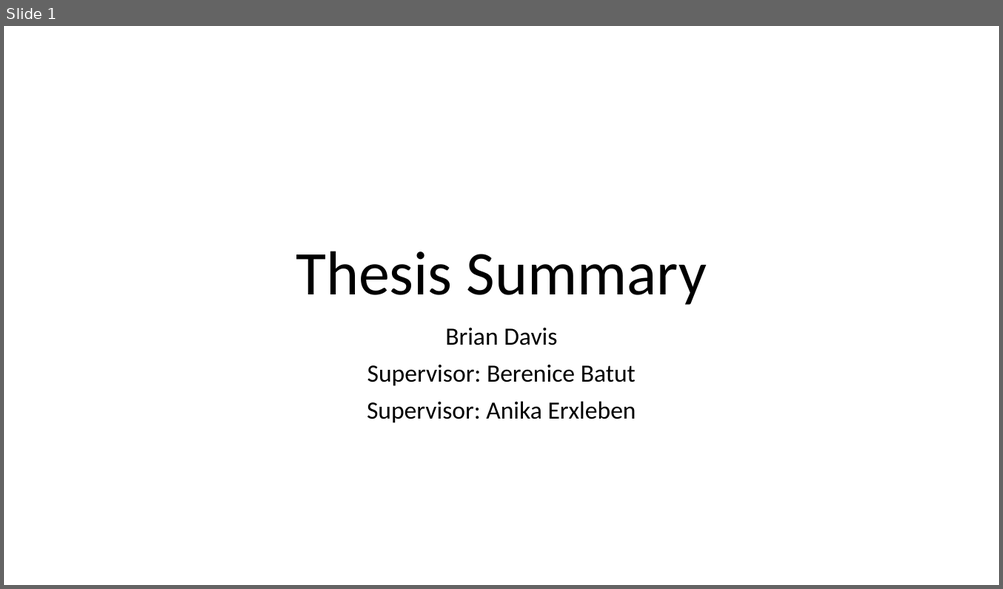
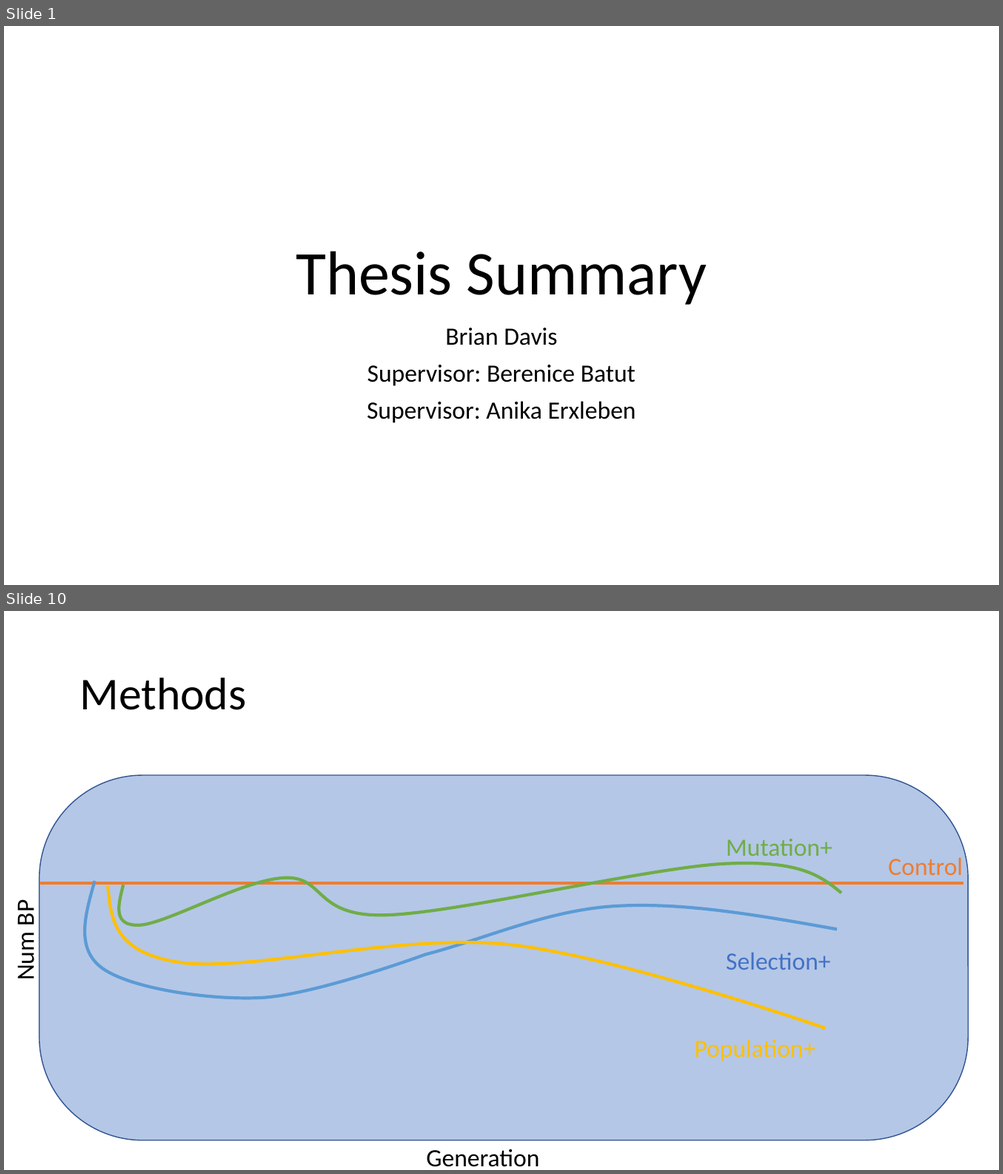
Before and after one commit to davisbk/thesis, a slide deck: doc/Presentation_to_Anika01.pptx. Shown one above the other, each under a label of ours: slide 1 before the commit, slides 1 and 10 after it; the slides between them are not shown. The pictures are 1003x589 and 1003x1174 pixels, drawn with LibreOffice and Linux fonts; fonts in the diff are those of the drawing. Boxes give left, top, right and bottom in pixels: in the first picture for what was removed or moved away, otherwise in the second. Text is boxed around its words. In the diff, an @@ line names an element or a change of style, - is before the commit and + after.

```diff
--- a/doc/Presentation_to_Anika01.pptx
+++ b/doc/Presentation_to_Anika01.pptx
@@ slide 10 added at [4, 611, 999, 1170], background #FFFFFF @@
@@ title added at [79, 678, 246, 710], 44 pt, text #000000 @@
+Methods
@@ rounded rectangle added at [39, 775, 968, 1141], fill #B4C7E7, outline #325491 1 pt @@
@@ text added at [726, 839, 832, 856], 24 pt, text #70AD47 @@
+Mutation+
@@ freeform shape added at [119, 863, 841, 925], outline #70AD47 3 pt @@
@@ text added at [888, 857, 962, 875], 24 pt, text #ED7D31 @@
+Control
@@ line added from (39, 883) to (964, 883), #ED7D31 3 pt @@
@@ freeform shape added at [85, 881, 836, 998], outline #5B9BD5 3 pt @@
@@ freeform shape added at [108, 886, 825, 1029], outline #FFC000 3 pt @@
@@ text added at [10, 903, 40, 980], 24 pt, text #000000 @@
+Num BP
@@ text added at [726, 953, 831, 970], 24 pt, text #4472C4 @@
+Selection+
@@ text added at [694, 1039, 816, 1062], 24 pt, text #FFC000 @@
+Population+
@@ text added at [426, 1149, 539, 1167], 24 pt, text #000000 @@
+Generation
```
Also in this commit, not shown: 7 slides changed, 4 other slides added, 1 slide removed.
